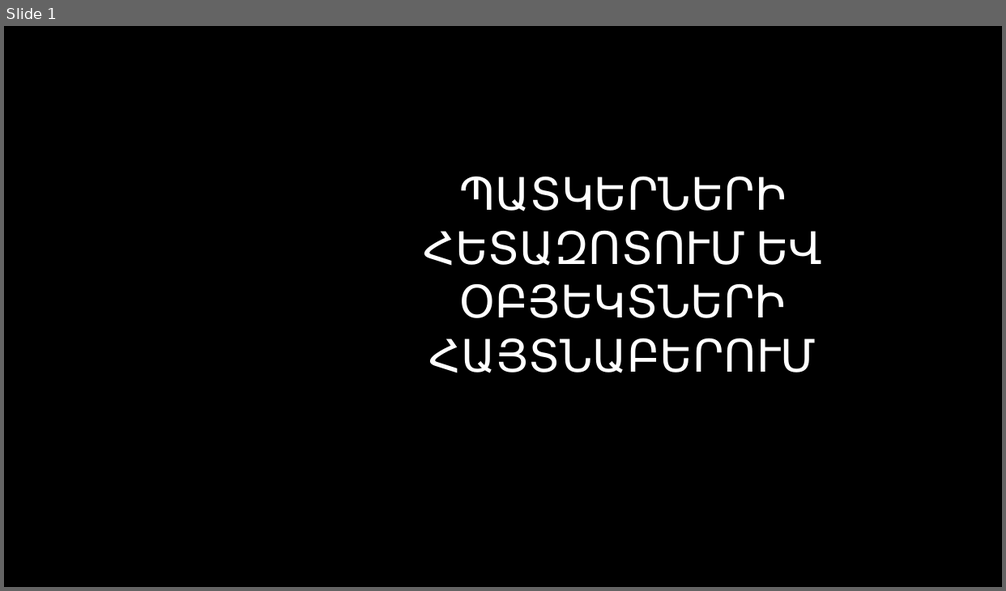
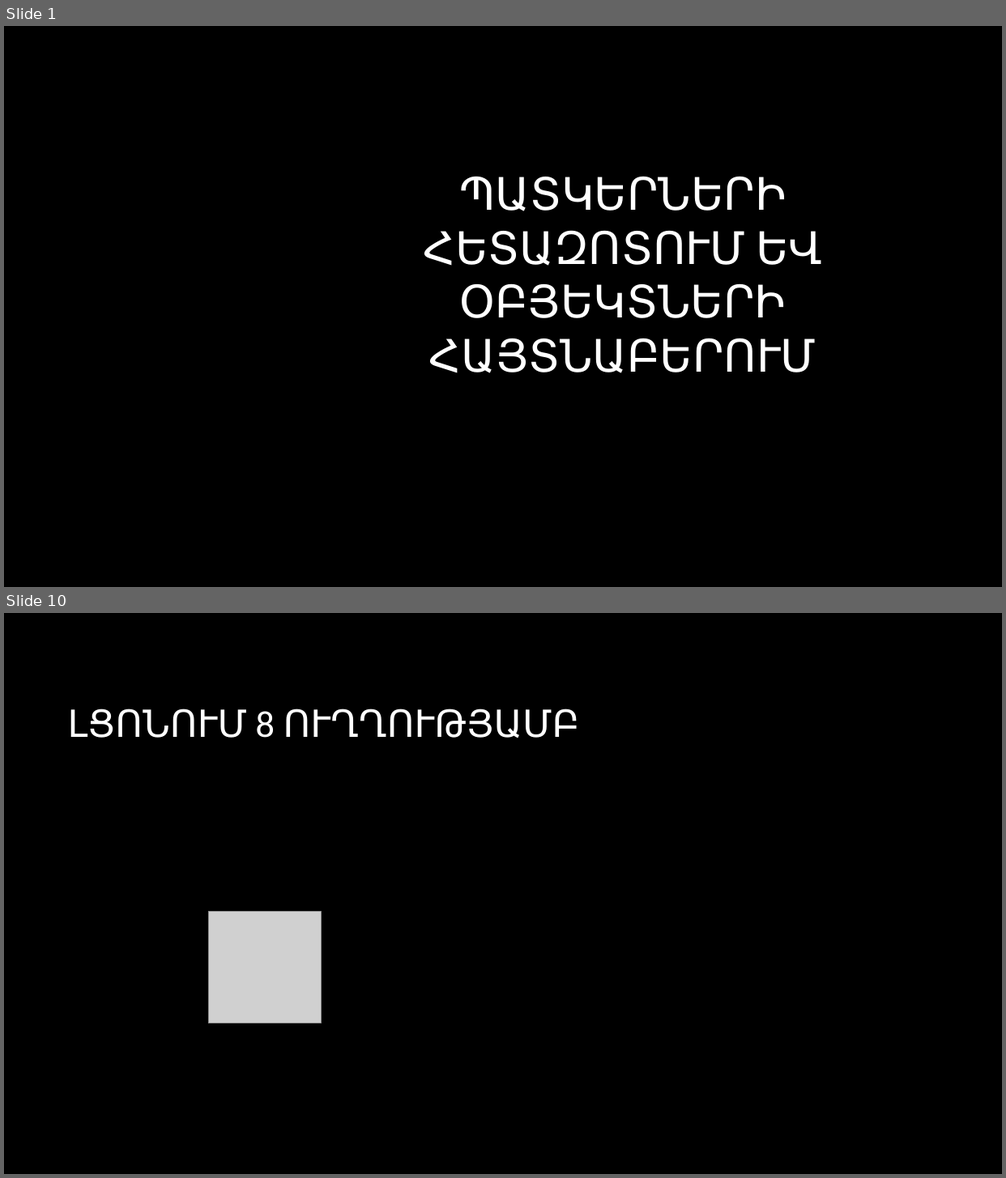
Before and after one commit to CGevorg/OpenKrypton, a slide deck: presentation/Presentation.pptx. Shown one above the other, each under a label of ours: slide 1 before the commit, slides 1 and 10 after it; the slides between them are not shown. The pictures are 1006x591 and 1006x1178 pixels, drawn with LibreOffice and Linux fonts; fonts in the diff are those of the drawing; grey boxes stand for pictures; background and template pictures are left out. Boxes give left, top, right and bottom in pixels: in the first picture for what was removed or moved away, otherwise in the second. Text is boxed around its words. In the diff, an @@ line names an element or a change of style, - is before the commit and + after.

```diff
--- a/presentation/Presentation.pptx
+++ b/presentation/Presentation.pptx
@@ slide 10 added at [4,613,1002,1174], background picture (left out) @@
@@ title added at [68,709,580,738], 36 pt, text #FFFFFF @@
+ԼՑՈՆՈՒՄ 8 ՈՒՂՂՈՒԹՅԱՄԲ
@@ picture added at [208,912,321,1024] @@
```
Also in this commit, not shown: 2 slides changed, 16 other slides added, 1 slide removed, 1 other file.
